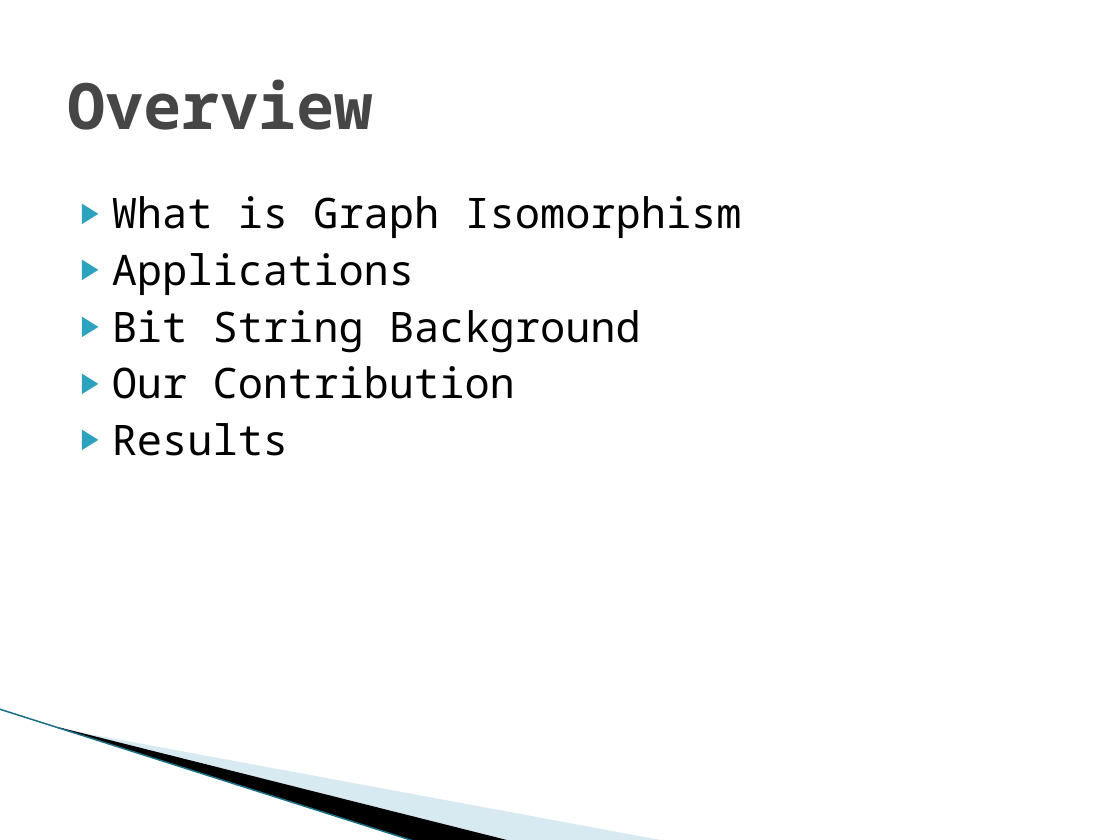
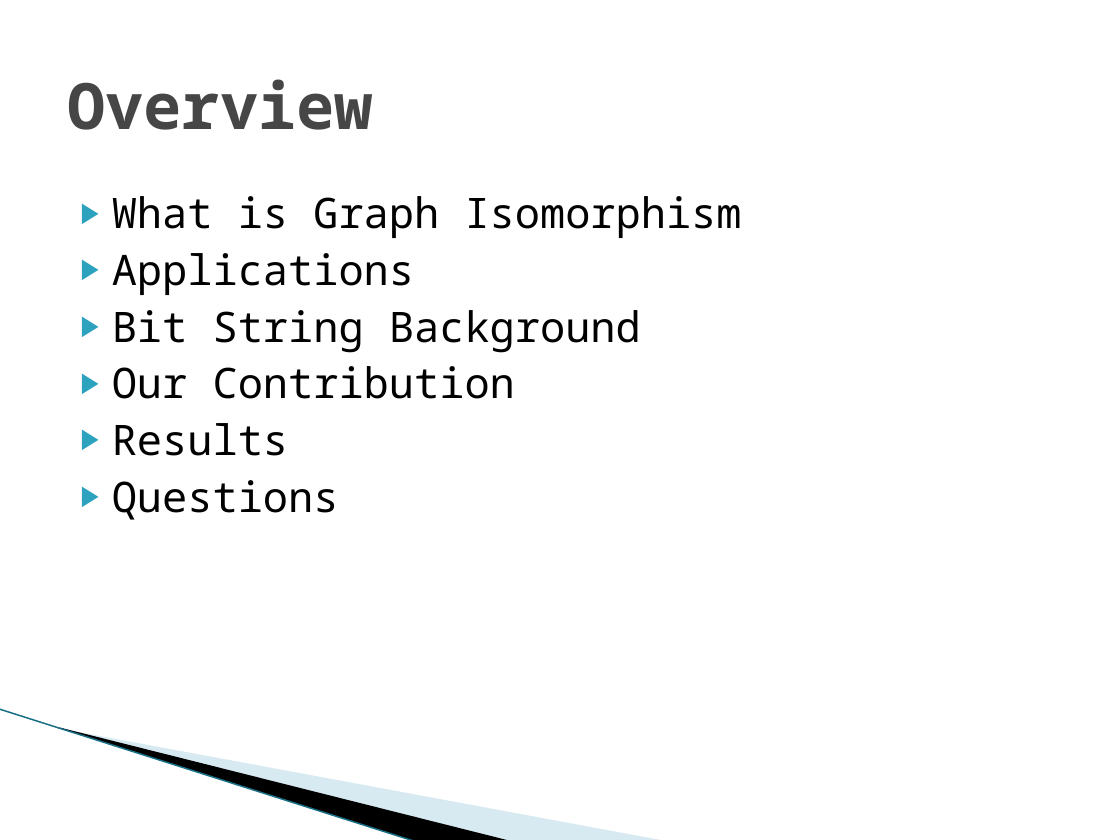
Before and after one commit to kjrcda/recursive-bit-string-isomorphism, a slide deck: slide 2 of Solving Graph Isomorphism with Minimum Bit Strings.pptx. Drawn at 1120x840 pixels with LibreOffice and Linux fonts; fonts in the diff are those of the drawing; background and template pictures are left out. Boxes give left, top, right and bottom in pixels: in the first picture for what was removed or moved away, otherwise in the second. Text is boxed around its words. In the diff, an @@ line names an element or a change of style, - is before the commit and + after.

```diff
--- a/Solving Graph Isomorphism with Minimum Bit Strings.pptx
+++ b/Solving Graph Isomorphism with Minimum Bit Strings.pptx
@@ text at (112,480,339,520): paragraph added @@
+▶ Questions
```
Also in this commit, not shown: 2 other slides changed, 6 slides added, 2 slides removed.
